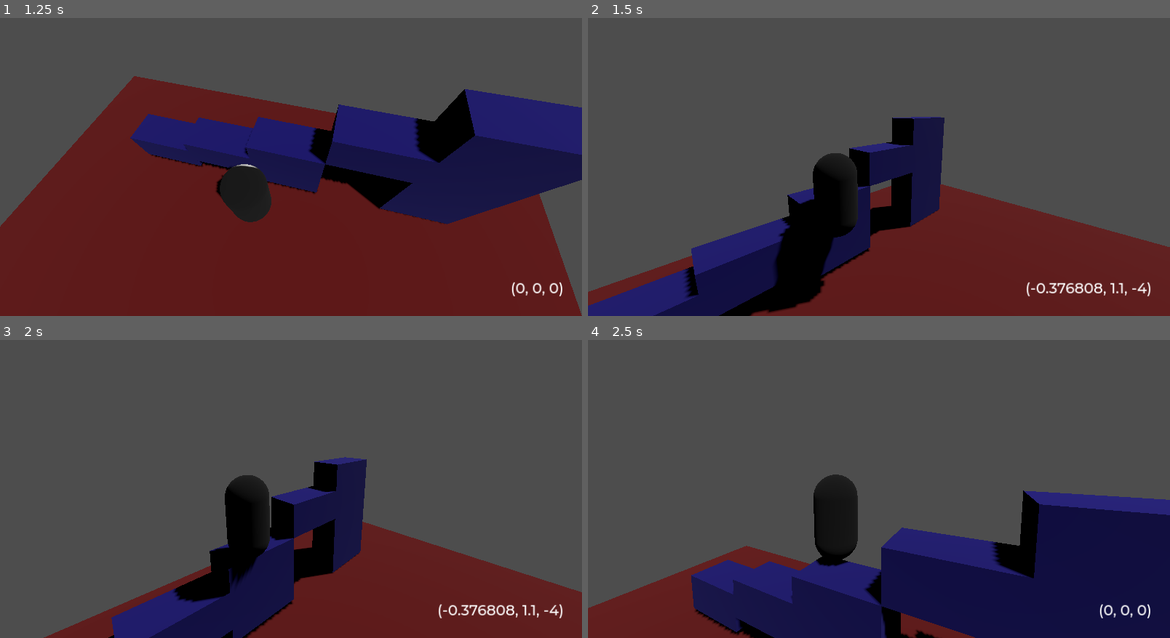
Above: before the commit, frames 1-4 (two rows, left to right).
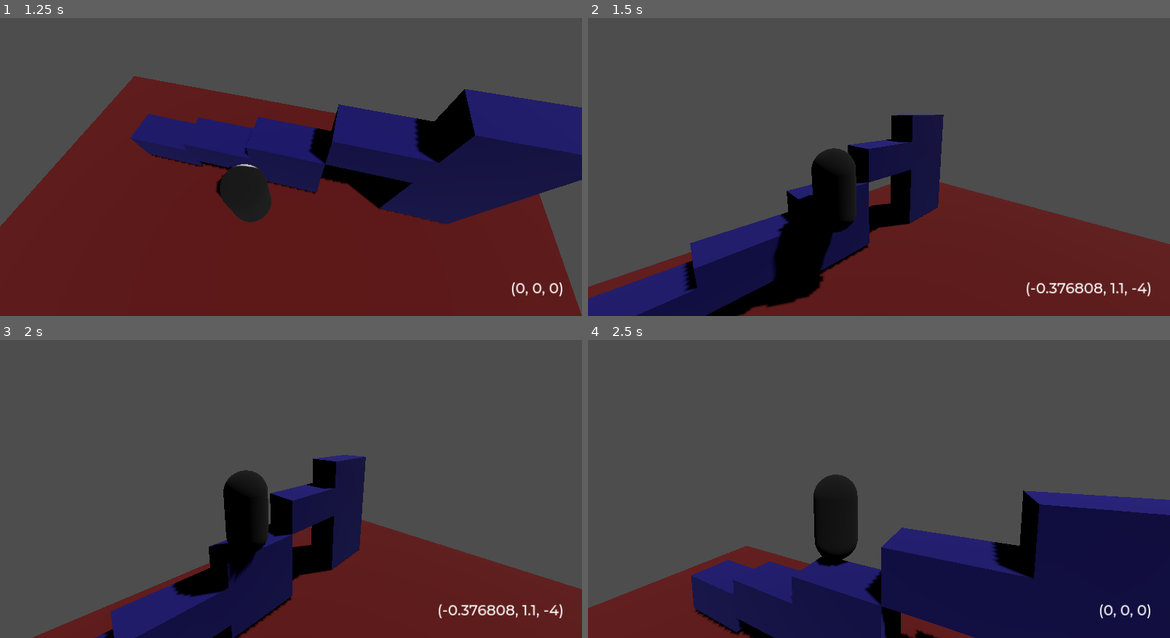
Above: after the commit, the same moments.

Repository: eatablekolas/Raticats
Game: Godot game, scene res://scenes/main.tscn
The game is run twice, just before and just after one commit, with the same random seed, the same clock (stepped at 60 frames per second) and the same inputs. The engine's default icon, where the game draws it, is replaced by a stand-in: a white triangle on a blue panel in a dark square.
Inputs (mouse positions are in pixels of both pictures, inside the frame that each line leads up to):
- Up to frame 1 (1.25 s): tap Enter at 0.5 s; move the mouse to (261, 217) at 0.52 s; hold W (move_forward) from 0.53 s (still down); hold Space (jump) from 0.53 s (still down); click (261, 217) at 0.67 s
- Up to frame 2 (1.5 s): keep holding W (move_forward); move the mouse to (919, 155) at 1.27 s; release Space (jump) at 1.28 s; tap Space (jump) at 1.35 s
- Up to frame 3 (2 s): keep holding W (move_forward); tap Space (jump) at 1.52, 1.82 s
- Up to frame 4 (2.5 s): keep holding W (move_forward); move the mouse to (832, 471) at 2.02 s; hold Space (jump) from 2.03 s (still down)

Frame 1 is identical in both runs. In frame 2, 4.0% of the frame differs, in the area x 0-100%, y 32-100%; in frame 3, 3.3%; in frame 4, less than 0.1%.

Commit message:
Made a temporary fix for the climbing rotation
It looks jaggy though, so I might have to add tweens to smooth it out a bit.

Diff:
--- a/scenes/player.tscn
+++ b/scenes/player.tscn
@@ -35,12 +35,17 @@
 "": SubResource("AnimationLibrary_mtsxo")
 }
 
-[node name="Character" type="CharacterBody3D" parent="." node_paths=PackedStringArray("anim_player", "collider", "ledge_controller", "cam_pivot")]
+[node name="AnimationTimer" type="Timer" parent="."]
+wait_time = 0.05
+one_shot = true
+
+[node name="Character" type="CharacterBody3D" parent="." node_paths=PackedStringArray("anim_player", "anim_timer", "collider", "ledge_controller", "cam_pivot")]
 collision_layer = 2
 collision_mask = 5
 script = ExtResource("2_r6ko3")
 anim_path = "res://animations/player/"
 anim_player = NodePath("../AnimationPlayer")
+anim_timer = NodePath("../AnimationTimer")
 collider = NodePath("CharacterCollider")
 ledge_controller = NodePath("CharacterCollider/CharacterMesh/LedgeRays")
 cam_pivot = NodePath("CameraPivot")
@@ -159,3 +164,4 @@
 text = "No"
 
 [connection signal="animation_finished" from="AnimationPlayer" to="Character" method="_on_animation_player_animation_finished"]
+[connection signal="timeout" from="AnimationTimer" to="Character" method="_on_animation_timer_timeout"]
--- a/scripts/character.gd
+++ b/scripts/character.gd
@@ -2,6 +2,7 @@
 
 @export var anim_path: String
 @export var anim_player: AnimationPlayer
+@export var anim_timer: Timer
 @export var collider: CollisionShape3D
 @export var ledge_controller: LedgeController
 @export var cam_pivot: Marker3D
@@ -41,16 +42,23 @@
 
 				# Since the animation moves the collider, and not the character,
 				# it's necessary to temporarily focus the camera on the collider
-				cam_pivot.reparent(collider, false)
+				cam_pivot.reparent(collider)
 				cam_pivot.position = default_pivot_pos - default_collider_pos
 
-				#var angle: float = ledge.rotation.angle_to(Vector3.BACK)
-				#cam_pivot.rotation = cam_pivot.rotation.rotated(cam_pivot.rotation.normalized(), angle)
+				# First we change the position, so the camera follows the character
+				position = ledge.position
 
-				position = ledge.position
+				# Then we make the camera independent of the character,
+				# so it doesn't snap the rotation weirdly
+				# NOTE: We make it independent for a split second (see the anim_timer's Wait Time),
+				# because then we need it to keep following the character during the animation
+				# I hate it, but it works
+				# Maybe if I add tweens it won't look so jaggy
+				cam_pivot.top_level = true
 				rotation = ledge.rotation
 
 				anim_player.play(anim_name)
+				anim_timer.start()
 				return
 
 		velocity.y -= gravity * delta
@@ -91,6 +99,9 @@
 	rotation = Vector3.ZERO
 
 	# Re-focus the camera on the character
-	cam_pivot.reparent(self, false)
+	cam_pivot.reparent(self)
 	cam_pivot.position = default_pivot_pos
 	#cam_pivot.rotation = Vector3.ZERO
+
+func _on_animation_timer_timeout():
+	cam_pivot.top_level = false
